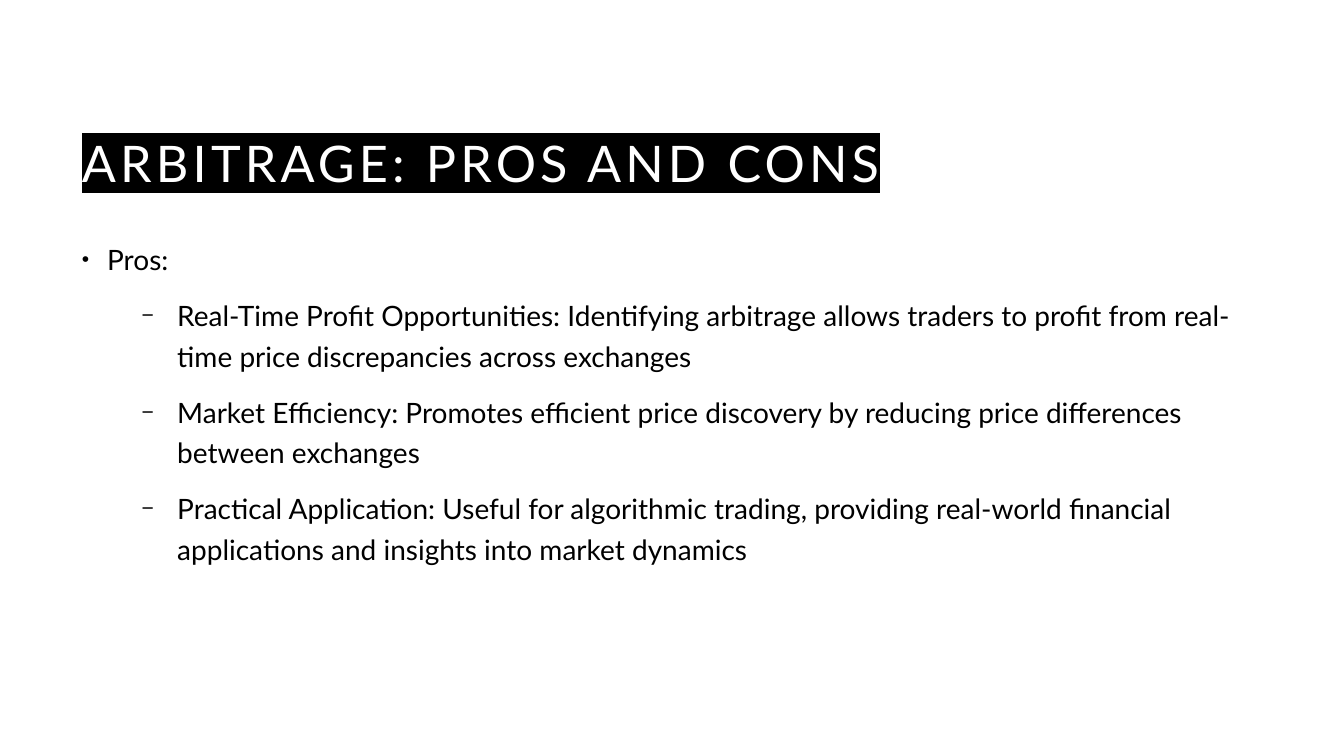
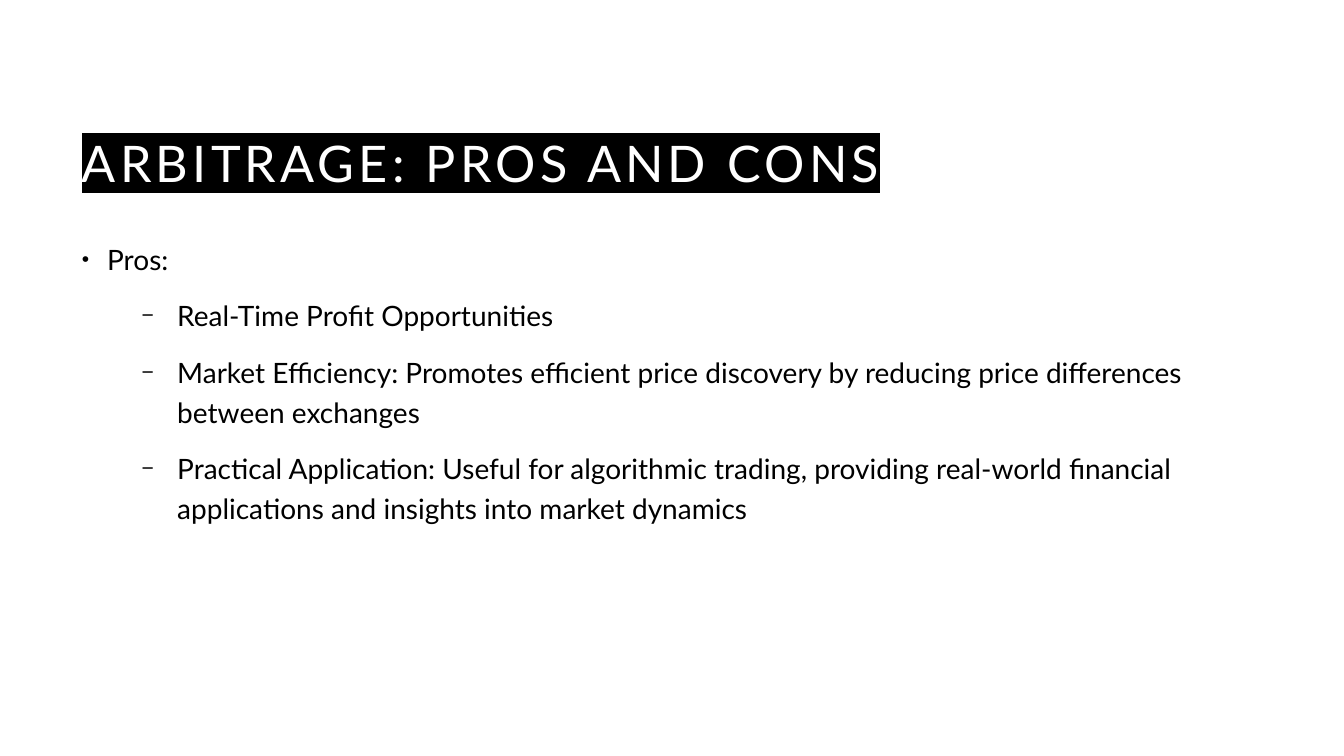
Before and after one commit to guyHarem/TAU_DS_Project, a slide deck: slide 16 of Presentations/DS-project-poc.pptx (slide 15 before the commit). Drawn at 1344x756 pixels with LibreOffice and Linux fonts; fonts in the diff are those of the drawing. Boxes give left, top, right and bottom in pixels: in the first picture for what was removed or moved away, otherwise in the second. Text is boxed around its words. In the diff, an @@ line names an element or a change of style, - is before the commit and + after.

```diff
--- a/Presentations/DS-project-poc.pptx
+++ b/Presentations/DS-project-poc.pptx
@@ text at <box>177,305,553,331</box>: text changed @@
-  − Real-Time Profit Opportunities: Identifying arbitrage allows traders to profit from real-time price discrepancies across exchanges
+  − Real-Time Profit Opportunities
```
Also in this commit, not shown: 14 other slides changed, 3 slides added, 1 slide removed.
